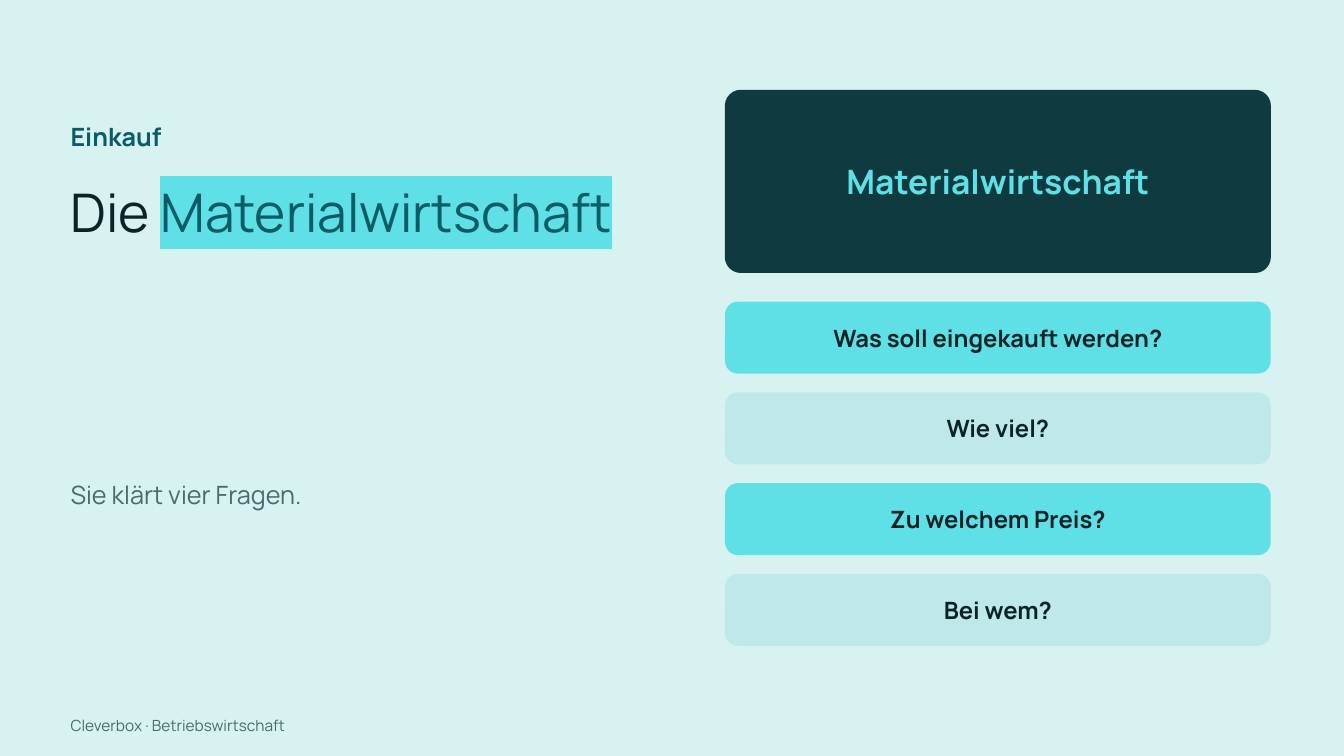
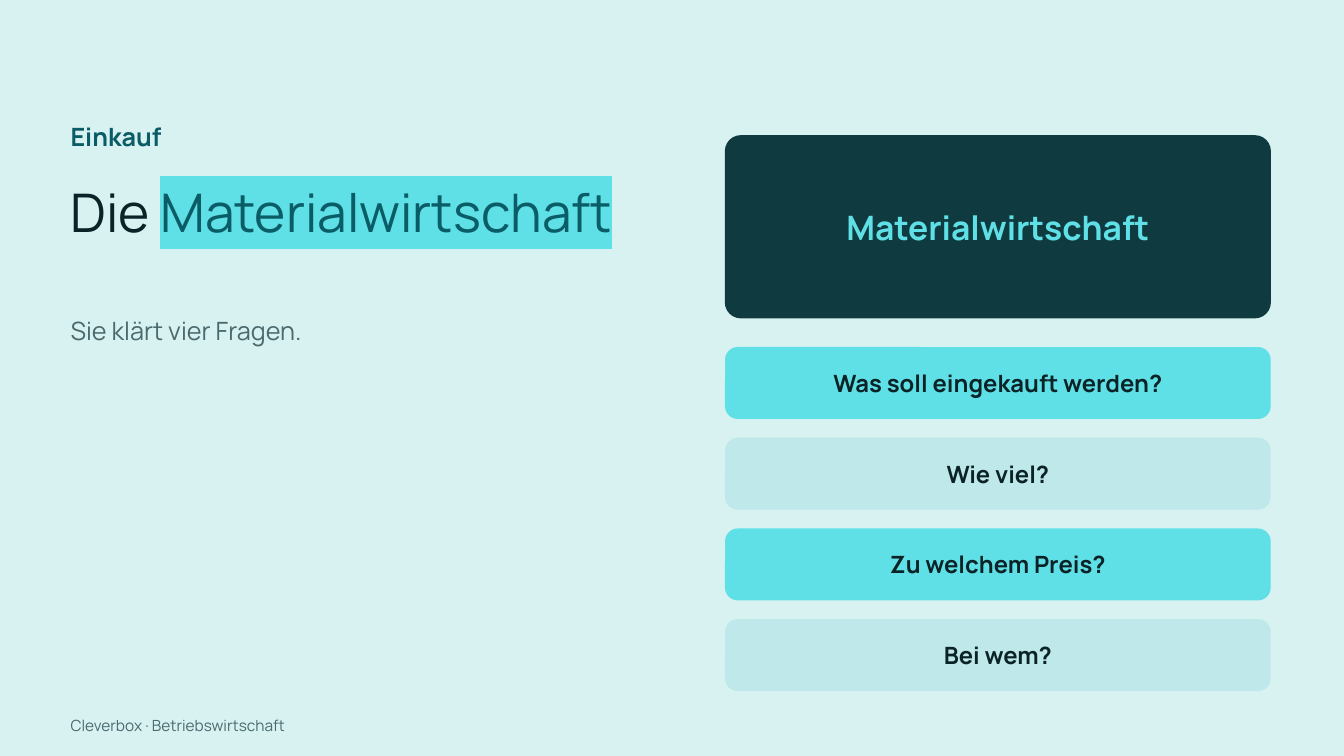
Before and after one commit to arminheske/claudecloud, a slide deck: slide 15 of videoslides/cleverbox-abwicklung-kauf-slides.pptx. Drawn at 1344x756 pixels with LibreOffice and Linux fonts; fonts in the diff are those of the drawing. Boxes give left, top, right and bottom in pixels: in the first picture for what was removed or moved away, otherwise in the second. Text is boxed around its words. In the diff, an @@ line names an element or a change of style, - is before the commit and + after.

```diff
--- a/videoslides/cleverbox-abwicklung-kauf-slides.pptx
+++ b/videoslides/cleverbox-abwicklung-kauf-slides.pptx
@@ text "Sie klärt vier Fragen.": place and size @@
-text "Sie klärt vier Fragen." at [71,485,302,511]
+text "Sie klärt vier Fragen." at [71,321,302,347]
@@ 5 texts, 5 rounded rectangles: place and size @@
-5 texts, 5 rounded rectangles at [726,91,1270,645]
+5 texts, 5 rounded rectangles at [726,136,1270,691]
```
Also in this commit, not shown: 61 other slides changed, 1 other file.
